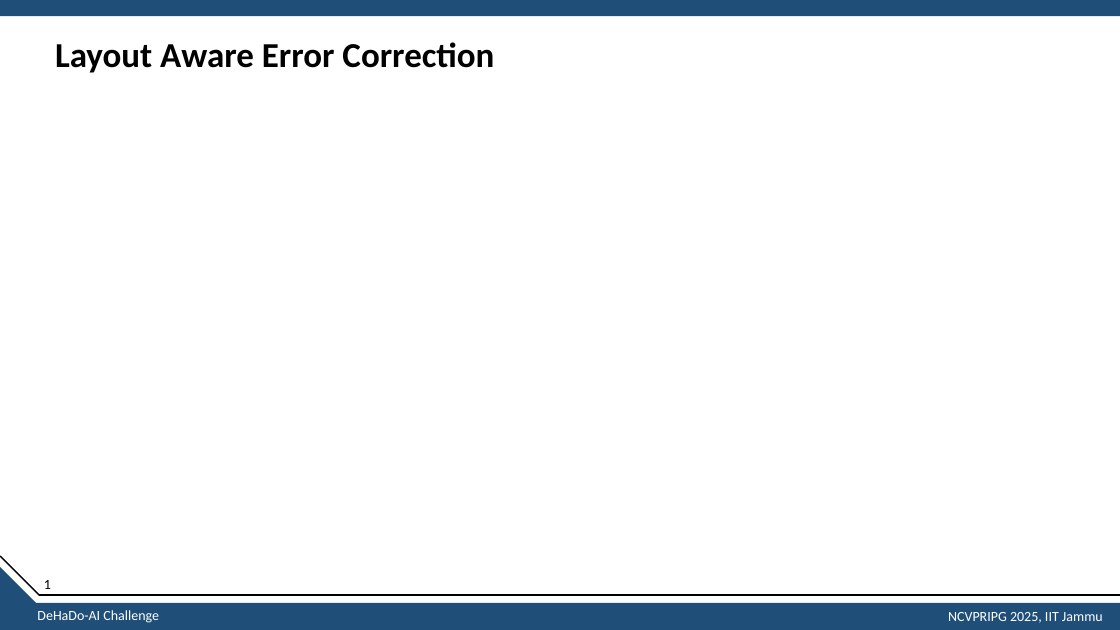
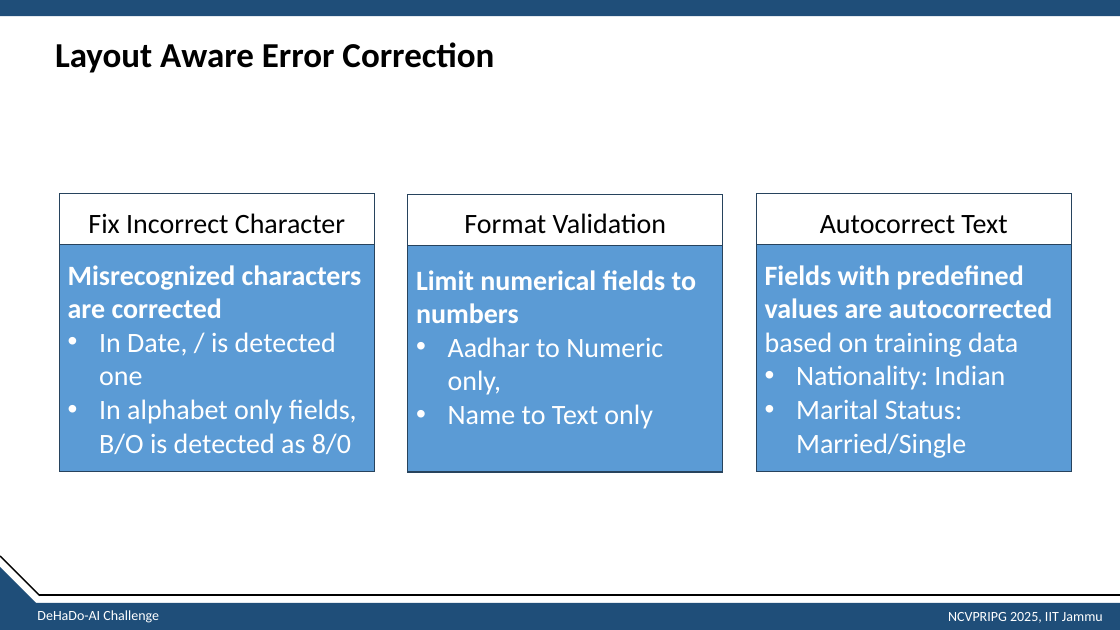
Before and after one commit to sathishkumartheta/tokenwise-dehado-ai, a slide deck: slide 13 of submission/Presentation.pptx (slide 14 before the commit). Drawn at 1120x630 pixels with LibreOffice and Linux fonts; fonts in the diff are those of the drawing. Boxes give left, top, right and bottom in pixels: in the first picture for what was removed or moved away, otherwise in the second. Text is boxed around its words. In the diff, an @@ line names an element or a change of style, - is before the commit and + after.

```diff
--- a/submission/Presentation.pptx
+++ b/submission/Presentation.pptx
@@ rectangle added at <box>60,194,375,402</box>, outline #28445D 1 pt, 24 pt, text #000000 @@
+Fix Incorrect Character
@@ rectangle added at <box>408,195,723,402</box>, outline #28445D 1 pt, 24 pt, text #000000 @@
+Format Validation
@@ rectangle added at <box>756,194,1071,402</box>, outline #28445D 1 pt, 24 pt, text #000000 @@
+Autocorrect Text
@@ rectangle added at <box>60,245,375,471</box>, fill #5B9BD5, outline #28445D 1 pt, 24 pt, text #FFFFFF @@
+Misrecognized characters are corrected
+• In Date, / is detected one
+• In alphabet only fields, B/O is detected as 8/0
@@ rectangle added at <box>408,245,723,472</box>, fill #5B9BD5, outline #28445D 1 pt, 24 pt, text #FFFFFF @@
+Limit numerical fields to numbers
+• Aadhar to Numeric only,
+• Name to Text only
@@ rectangle added at <box>756,245,1071,471</box>, fill #5B9BD5, outline #28445D 1 pt, 24 pt, text #FFFFFF @@
+Fields with predefined values are autocorrected based on training data
+• Nationality: Indian
+• Marital Status: Married/Single
@@ text removed at <box>44,580,51,589</box> @@
-1
```
Also in this commit, not shown: 16 other slides changed, 1 slide added, 2 slides removed, 2 other files.
